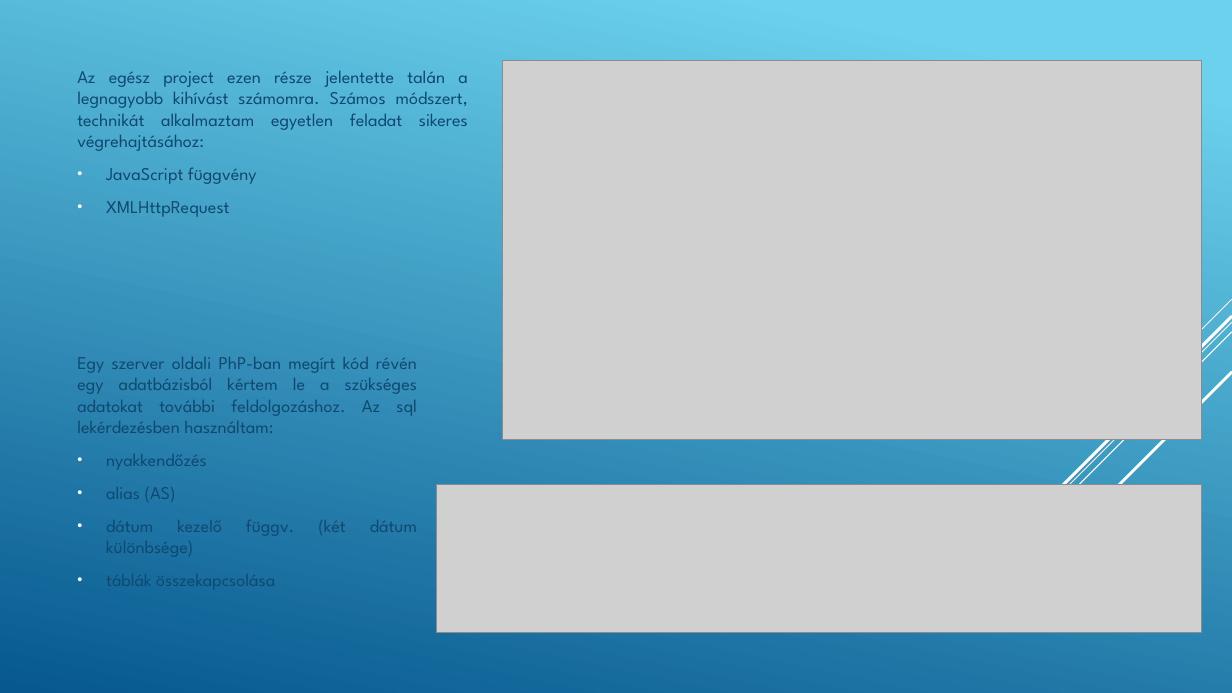
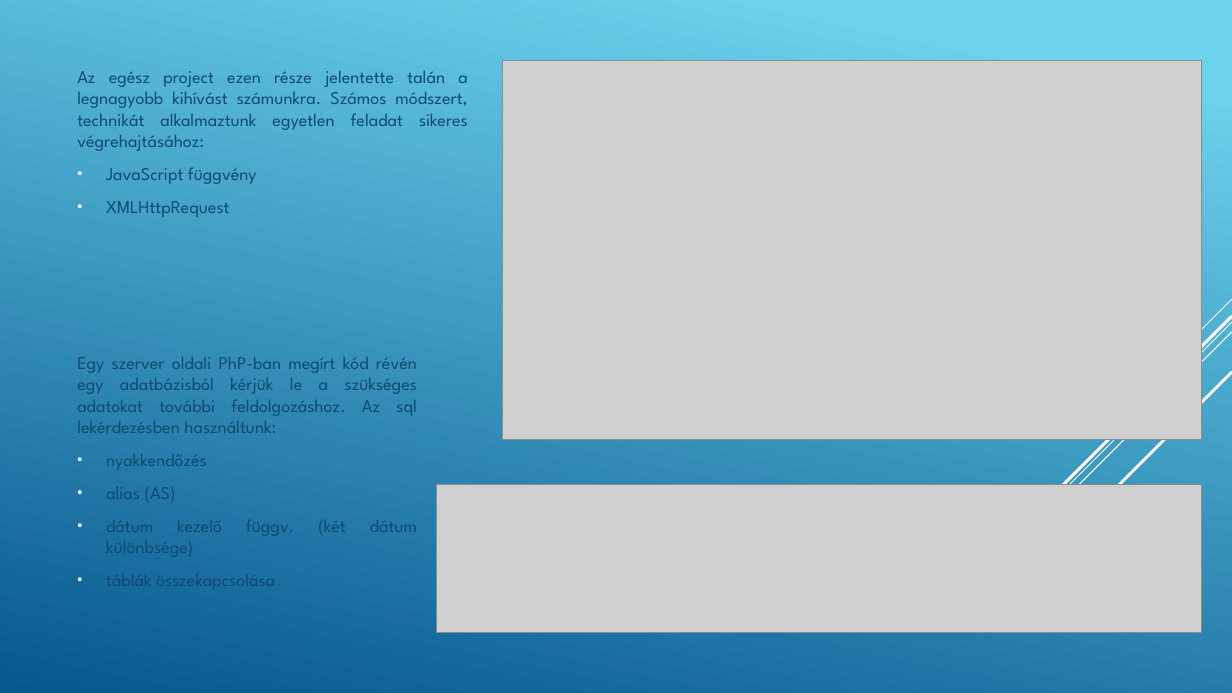
Before and after one commit to lekkaLive/lekkaproject, a slide deck: slide 4 of prezentacio/Adatkezelői webalkalmazás.pptx. Drawn at 1232x693 pixels with LibreOffice and Linux fonts; fonts in the diff are those of the drawing; grey boxes stand for pictures. Boxes give left, top, right and bottom in pixels: in the first picture for what was removed or moved away, otherwise in the second. Text is boxed around its words. In the diff, an @@ line names an element or a change of style, - is before the commit and + after.

```diff
--- a/prezentacio/Adatkezelői webalkalmazás.pptx
+++ b/prezentacio/Adatkezelői webalkalmazás.pptx
@@ text at [77,71,468,151]: text changed @@
-Az egész project ezen része jelentette talán a legnagyobb kihívást számomra. Számos módszert, technikát alkalmaztam egyetlen feladat sikeres végrehajtásához:
+Az egész project ezen része jelentette talán a legnagyobb kihívást számunkra. Számos módszert, technikát alkalmaztunk egyetlen feladat sikeres végrehajtásához:
@@ text at [77,357,417,433]: text changed @@
-Egy szerver oldali PhP-ban megírt kód révén egy adatbázisból kértem le a szükséges adatokat további feldolgozáshoz. Az sql lekérdezésben használtam:
+Egy szerver oldali PhP-ban megírt kód révén egy adatbázisból kérjük le a szükséges adatokat további feldolgozáshoz. Az sql lekérdezésben használtunk:
```
Also in this commit, not shown: 9 other slides changed, 2 other files.
